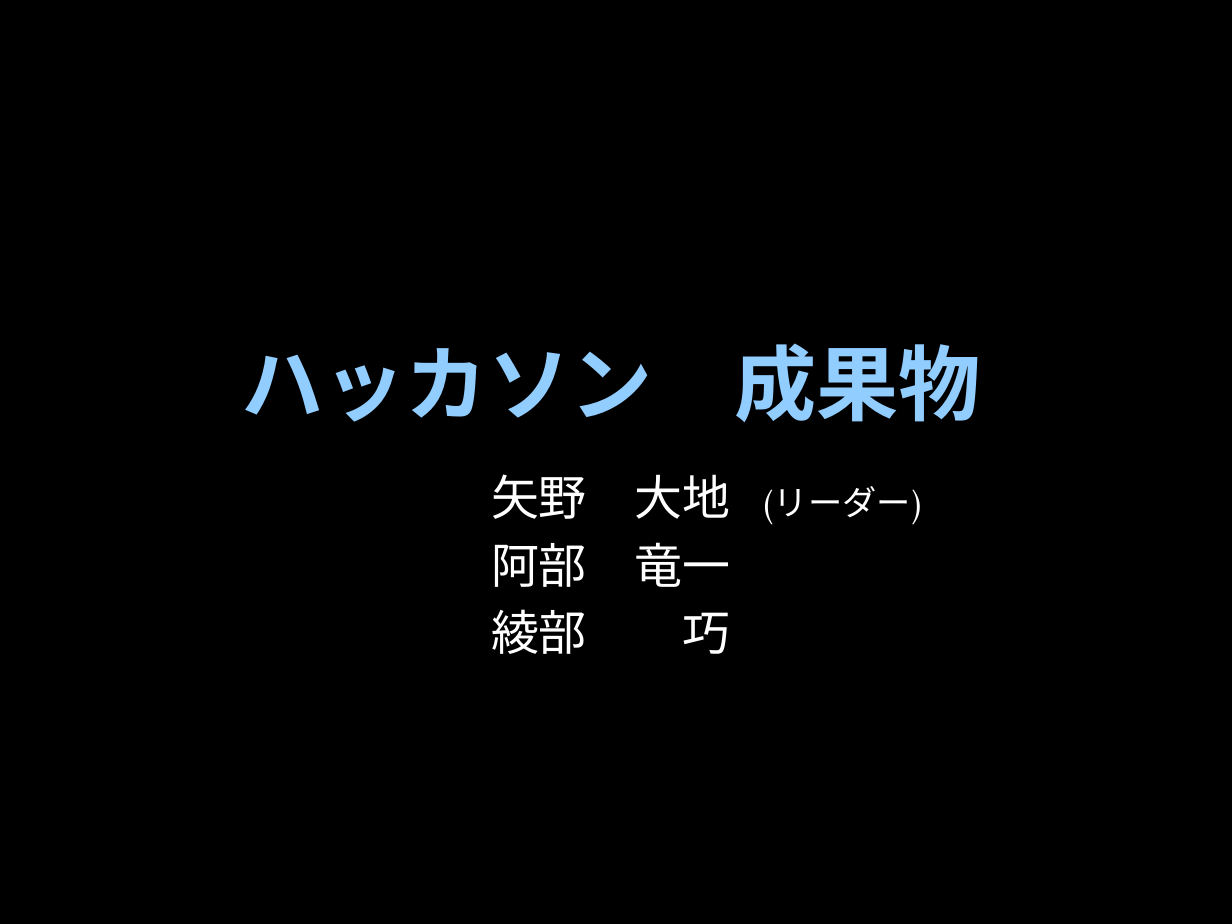
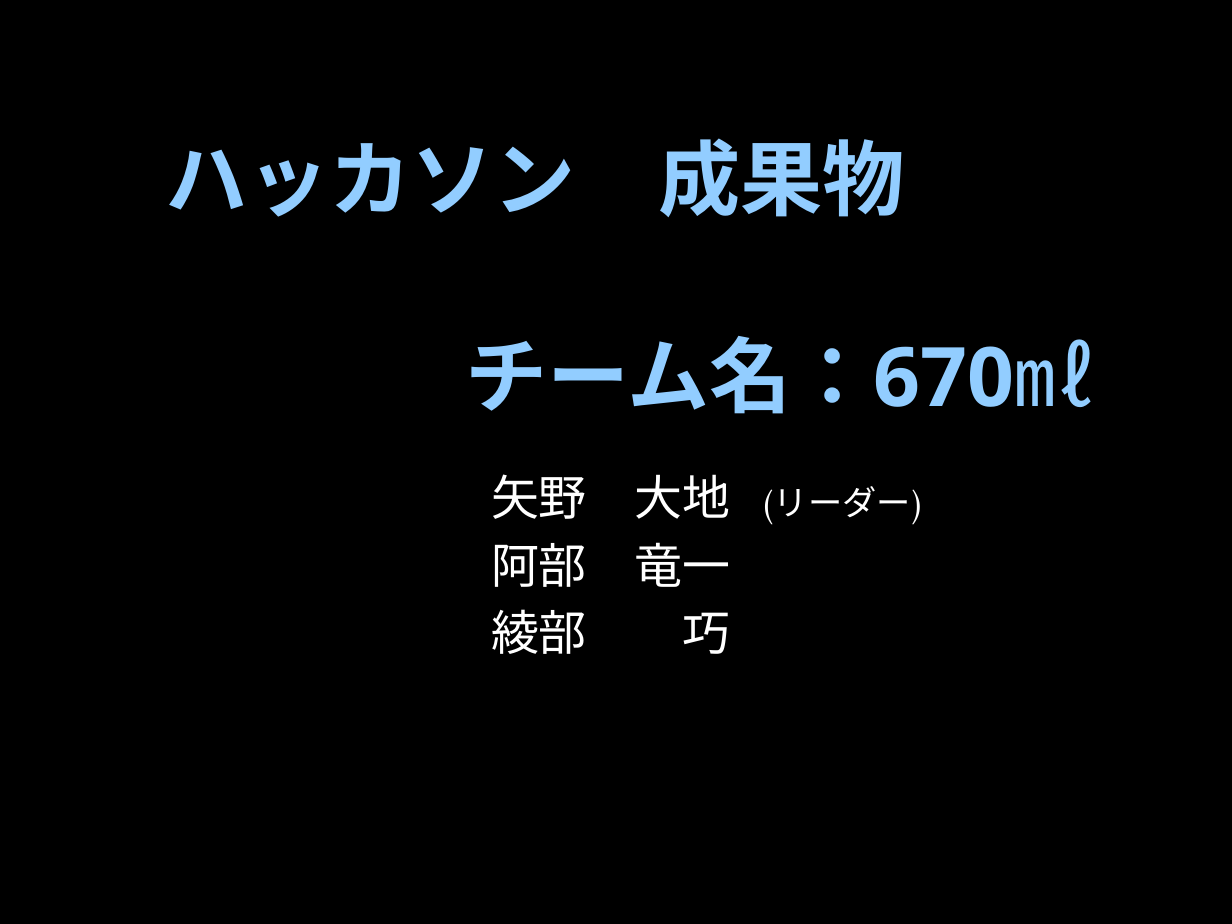
Before and after one commit to 670ml/artshackathon, a slide deck: slide 1 of 発表資料.pptx. Drawn at 1232x924 pixels with LibreOffice and Linux fonts; fonts in the diff are those of the drawing; background and template pictures are left out. Boxes give left, top, right and bottom in pixels: in the first picture for what was removed or moved away, otherwise in the second. Text is boxed around its words. In the diff, an @@ line names an element or a change of style, - is before the commit and + after.

```diff
--- a/発表資料.pptx
+++ b/発表資料.pptx
@@ title at box(165, 138, 1097, 414): text changed @@
-ハッカソン 成果物
+ハッカソン 成果物
+チーム名：670㎖
```
Also in this commit, not shown: 1 other slide changed.
